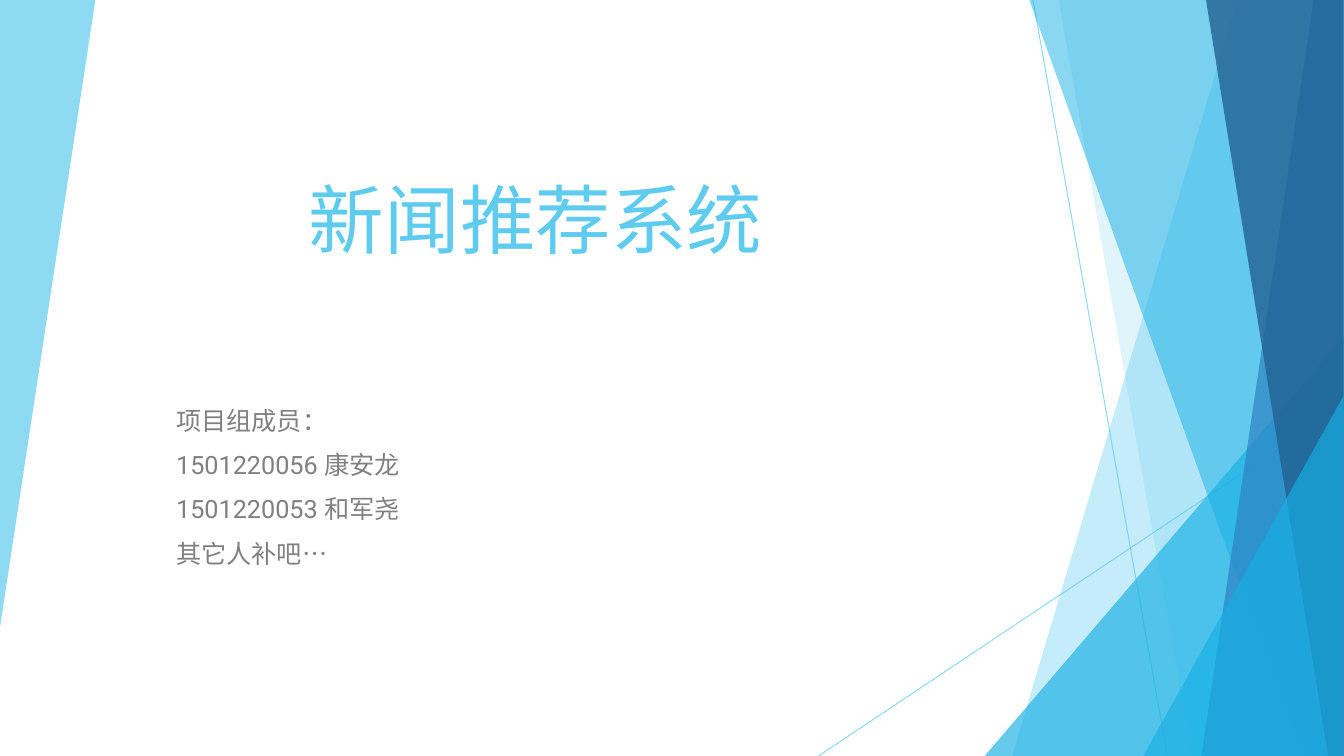
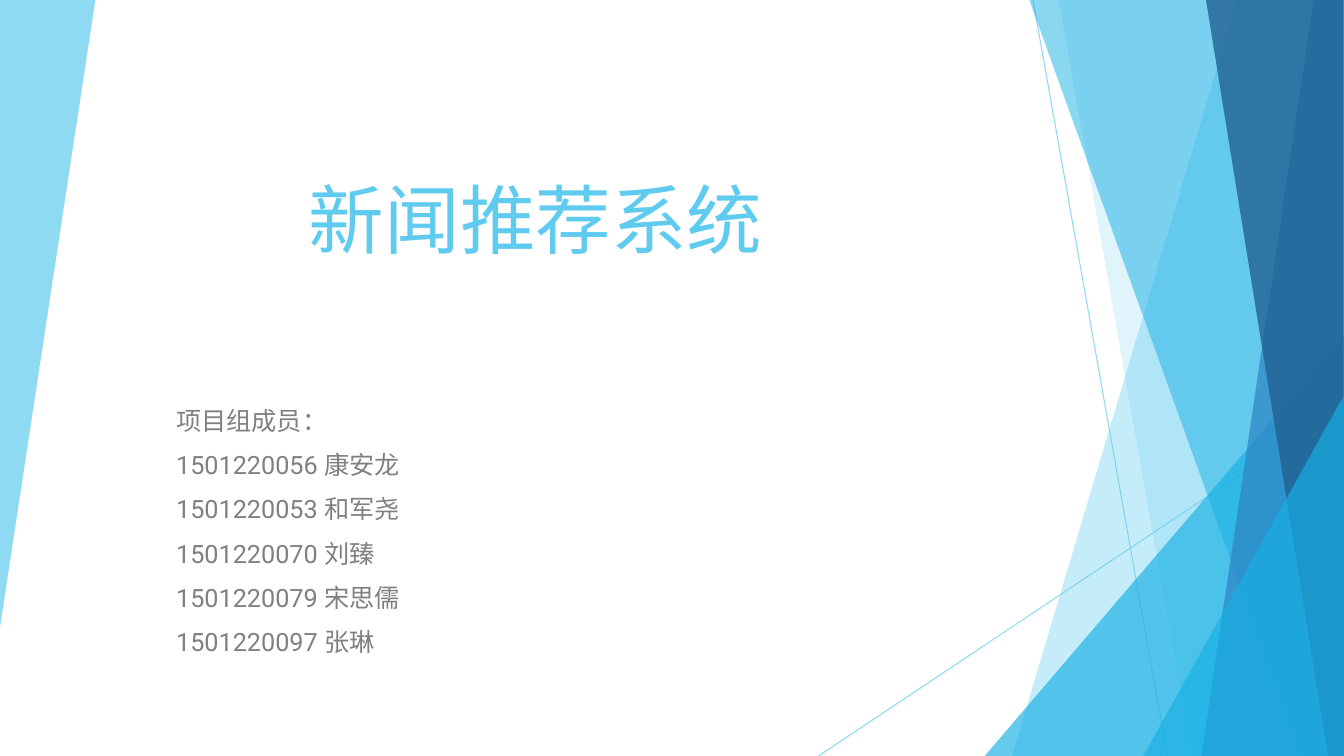
Before and after one commit to hejy12/newsRecommender, a slide deck: slide 1 of 新闻推荐系统.pptx. Drawn at 1344x756 pixels with LibreOffice and Linux fonts; fonts in the diff are those of the drawing. Boxes give left, top, right and bottom in pixels: in the first picture for what was removed or moved away, otherwise in the second. Text is boxed around its words. In the diff, an @@ line names an element or a change of style, - is before the commit and + after.

Commit message:
添加小组成员

```diff
--- a/新闻推荐系统.pptx
+++ b/新闻推荐系统.pptx
@@ subtitle at box(176, 542, 400, 653): text changed @@
-其它人补吧…
+1501220070 刘臻
+1501220079 宋思儒
+1501220097 张琳
```
